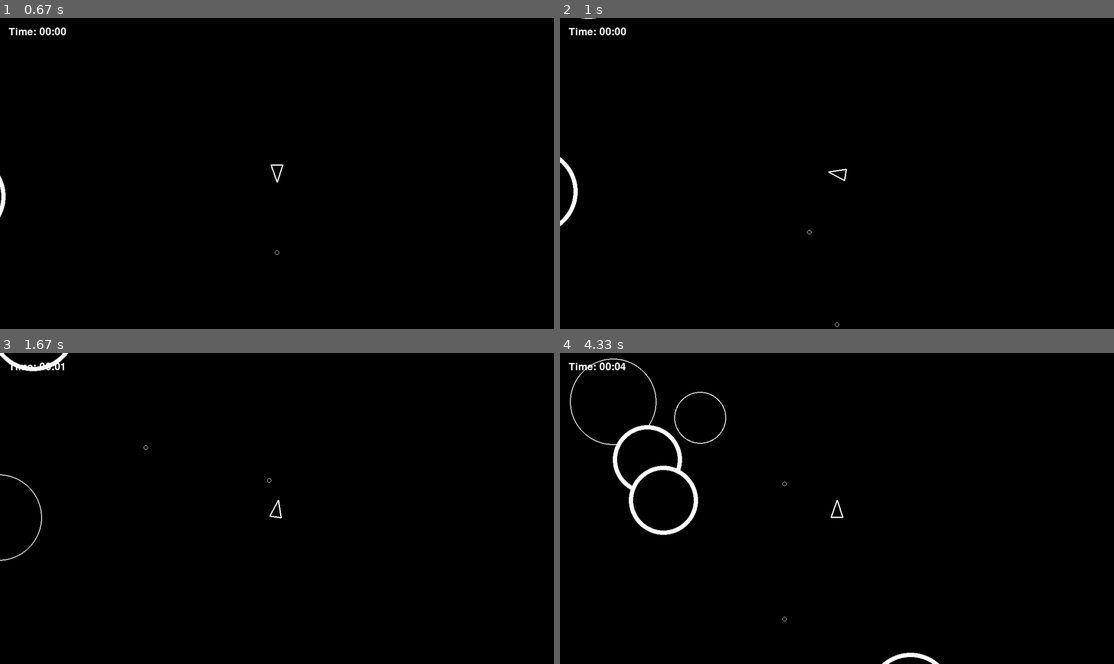
Above: before the commit, frames 1-4 (two rows, left to right).
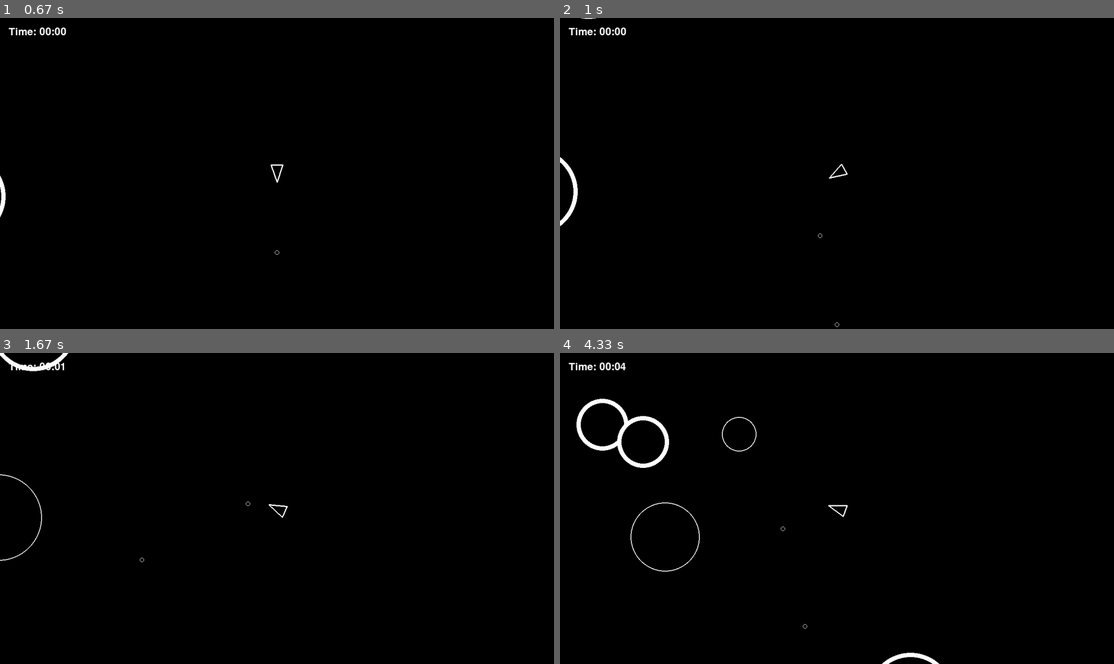
Above: after the commit, the same moments.

Repository: TobiasPartzsch/asteroids-game
Game: pygame game, started from main.py
Same seed, same stepped clock (60 frames per second), same inputs: the game is played once before the commit and once after it.
Inputs:
- Up to frame 1 (0.67 s): tap Space at 0.33 s
- Up to frame 2 (1 s): hold D from 0.67 s (still down); tap Space at 0.73 s
- Up to frame 3 (1.67 s): tap Space at 1.03, 1.57 s; release D at 1.13 s; hold D from 1.5 s (still down)
- Up to frame 4 (4.33 s): tap Space at 1.87, 2.07, 2.37, 2.97, 3.27, 3.8, 4.1 s; release D at 1.97 s; hold A 2-2.53 s; hold A 2.9-3.3 s; hold D from 3.73 s (still down)

Frame 1 is identical in both runs. In frame 2, less than 0.1% of the frame differs, in the area x 44-52%, y 46-71%; in frame 3, 0.1%; in frame 4, 2.3%, in the area x 1-52%, y 1-89%.

Commit message:
defined more detailed speed settings

Diff:
--- a/settings/player.py
+++ b/settings/player.py
@@ -1,8 +1,9 @@
 from src.boundary_behaviors import BoundaryBehavior
 
-
 RADIUS: float = 20.0
-TURN_SPEED: float = 300
-SPEED: float = 200
+TURN_SPEED = 180.0      # degrees per second
+FORWARD_SPEED = 300.0   # pixels per second
+STRAFE_SPEED = 250.0
+BACKWARD_SPEED = 200.0
 SHOOT_COOLDOWN_SECOND: float = 0.3
 BOUNDARY_BEHAVIOR:BoundaryBehavior = BoundaryBehavior.BOUNCE  # IDE autocomplete or see boundary_handlers.BoundaryBehavior enum for options
